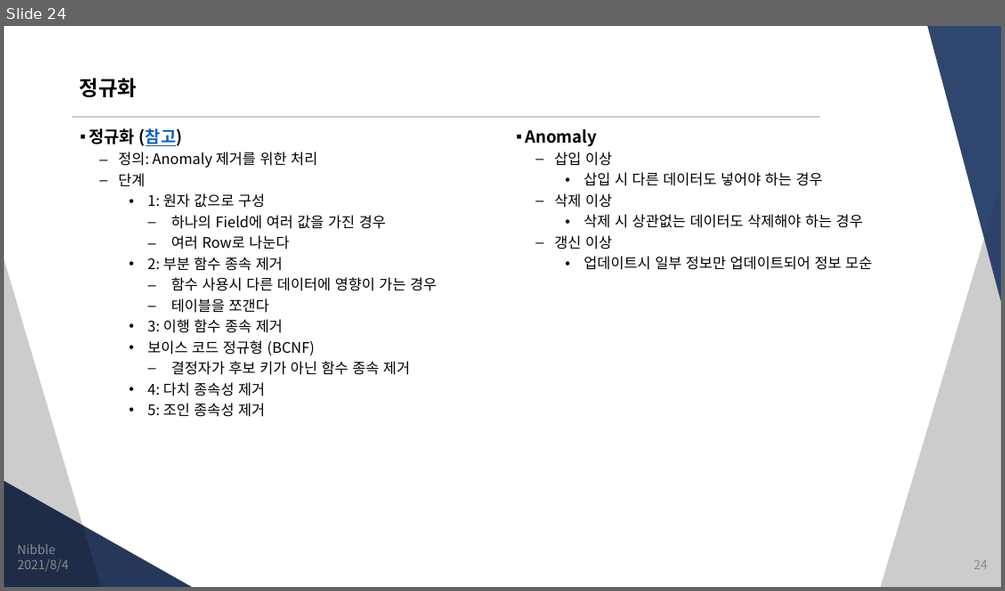
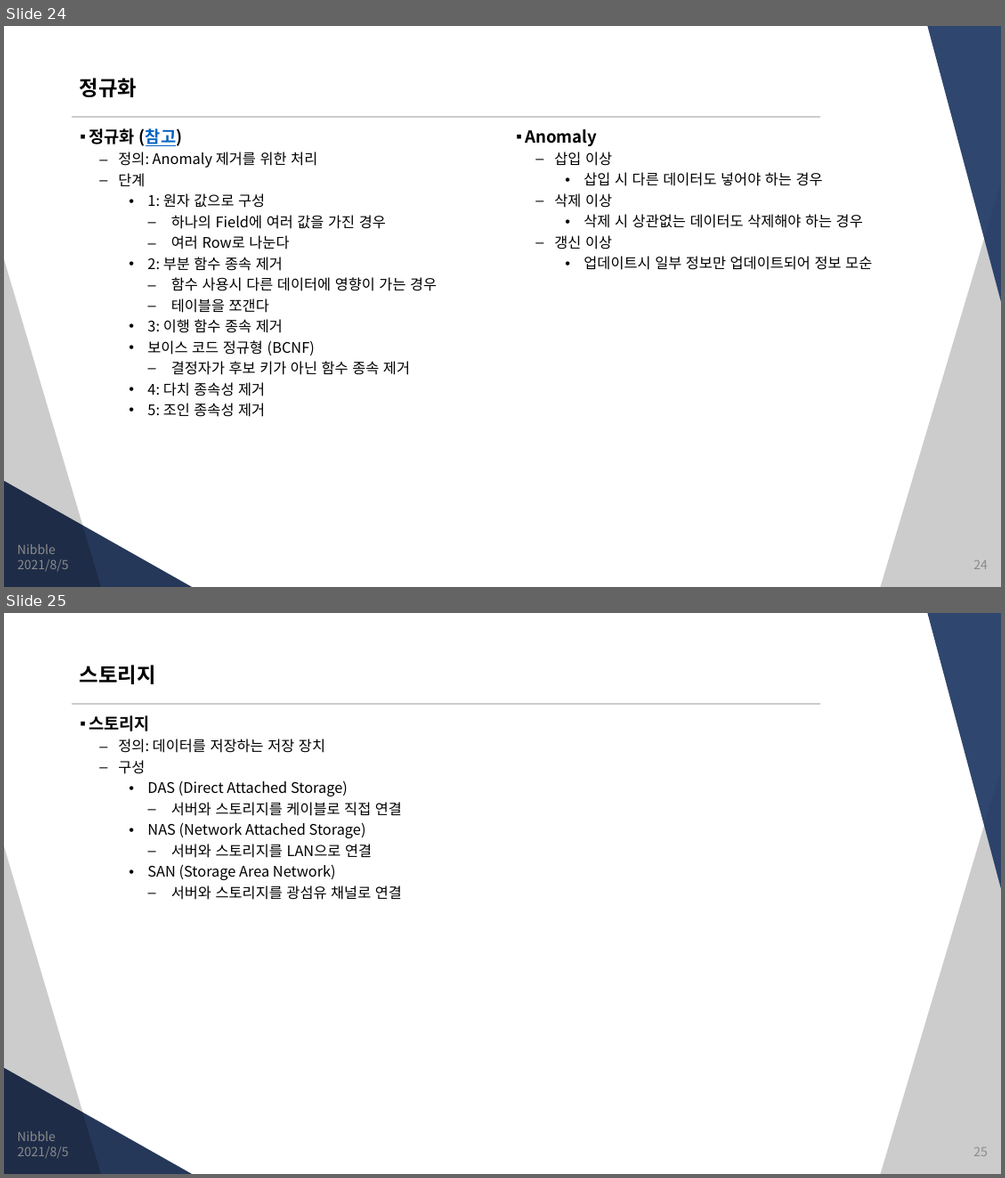
Before and after one commit to JungSangHyeon/2021-TIL, a slide deck: 정보처리기사/3. DB 구축.pptx. Shown one above the other, each under a label of ours: slide 24 before the commit, slides 24 and 25 after it. The pictures are 1005x591 and 1005x1178 pixels, drawn with LibreOffice and Linux fonts; fonts in the diff are those of the drawing. Boxes give left, top, right and bottom in pixels: in the first picture for what was removed or moved away, otherwise in the second. Text is boxed around its words. In the diff, an @@ line names an element or a change of style, - is before the commit and + after.

```diff
--- a/정보처리기사/3. DB 구축.pptx
+++ b/정보처리기사/3. DB 구축.pptx
@@ slide 25 added at (4, 613, 1001, 1174), background #FFFFFF; not listed: 5 template elements that a slide beside it also shows @@
@@ title added at (80, 665, 156, 684), 20 pt, text #000000, bold @@
+스토리지
@@ text added at (89, 715, 402, 900), 14 pt, text #000000 @@
+▪ 스토리지
+  – 정의: 데이터를 저장하는 저장 장치
+  – 구성
+    • DAS (Direct Attached Storage)
+      – 서버와 스토리지를 케이블로 직접 연결
+    • NAS (Network Attached Storage)
+      – 서버와 스토리지를 LAN으로 연결
+    • SAN (Storage Area Network)
+      – 서버와 스토리지를 광섬유 채널로 연결
@@ text added at (17, 1131, 56, 1141), 12 pt, text #8C8C8C @@
+Nibble
@@ text added at (17, 1146, 69, 1159), 12 pt, text #8C8C8C @@
+2021/8/5
@@ page number added at (973, 1147, 987, 1156), 12 pt, text #8C8C8C @@
+25
@@ slide 24 changed as well @@
@@ text at (17, 559, 69, 572): text changed @@
-2021/8/4
+2021/8/5
```
Also in this commit, not shown: 22 other slides changed, 13 other slides added.
